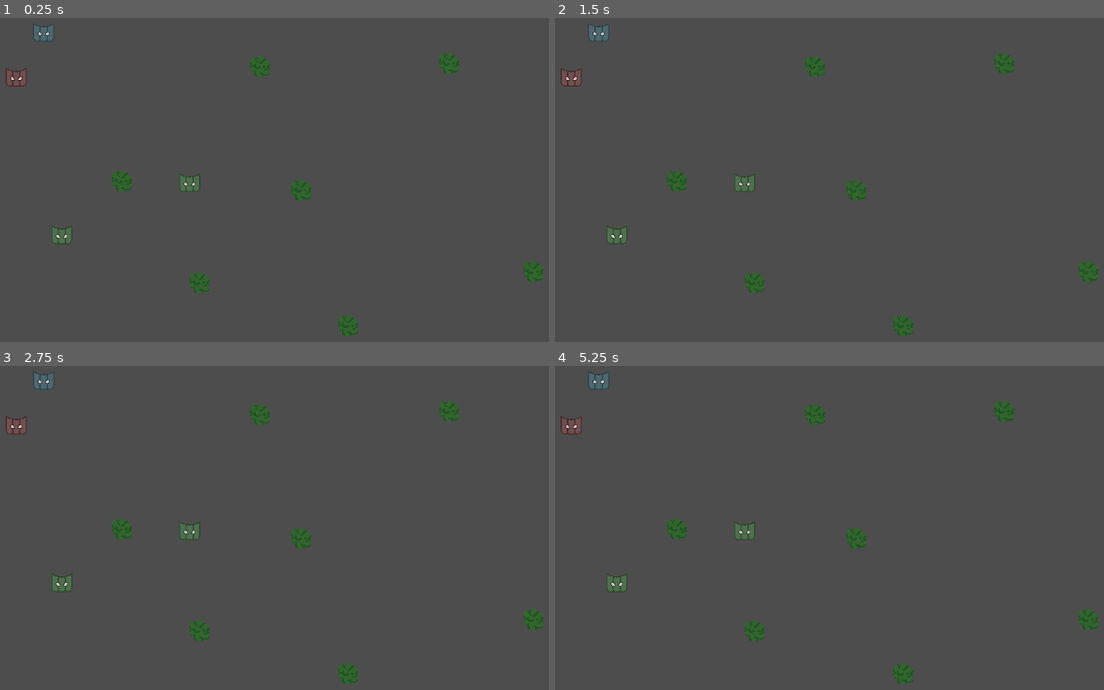
Above: before the commit, frames 1-4 (two rows, left to right).
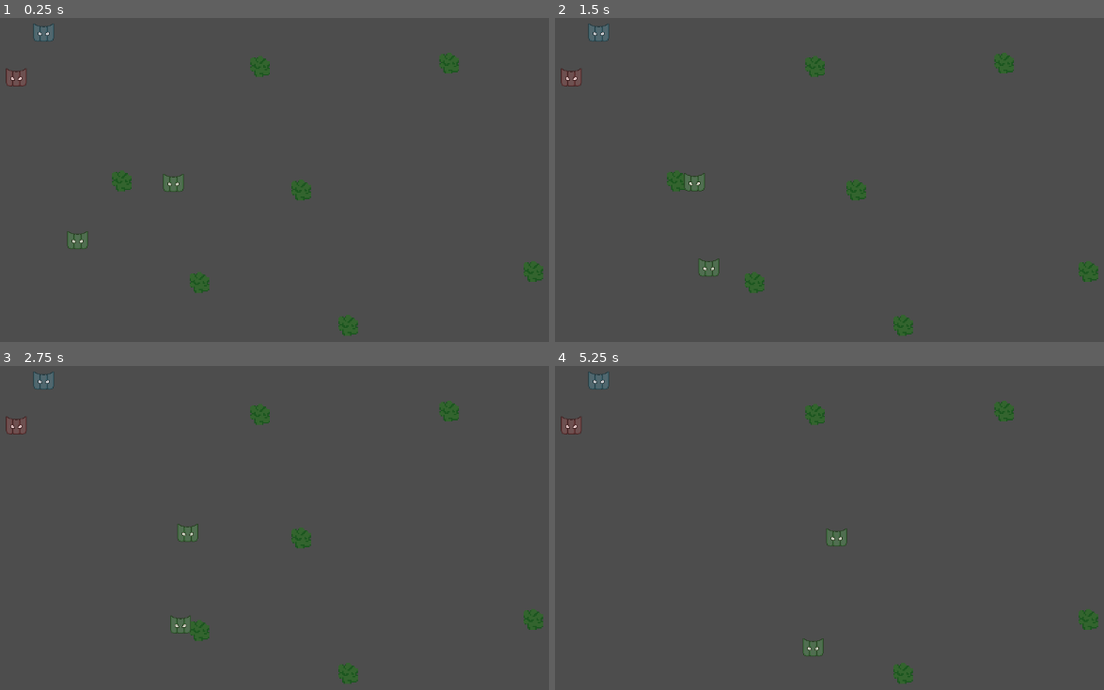
Above: after the commit, the same moments.

Repository: Kayno0o/gwj-86-godot
Game: Godot game, scene res://stages/game/game.tscn
Same seed, same stepped clock (60 frames per second), same inputs: the game is played once before the commit and once after it.
Inputs:
- Up to frame 1 (0.25 s): no input
- Up to frame 2 (1.5 s): no input
- Up to frame 3 (2.75 s): no input
- Up to frame 4 (5.25 s): tap Enter at 3.5 s

The runs differ from the first frame. In frame 1, 0.6% of the frame differs, in the area x 9-37%, y 48-72%; in frame 2, 0.7%; in frame 3, 0.6%; in frame 4, 1.2%, in the area x 9-57%, y 47-90%.

Commit message:
fix: trees

Diff:
--- a/props/resource_props.gd
+++ b/props/resource_props.gd
@@ -1,4 +1,4 @@
-extends Node2D
+extends StaticBody2D
 class_name ResourceProps
 
 @export var loot: Item
--- a/props/resource_props.tscn
+++ b/props/resource_props.tscn
@@ -7,6 +7,7 @@
 
 [node name="Resource" type="StaticBody2D"]
 script = ExtResource("1_xiw2d")
+metadata/_custom_type_script = "uid://dhnuuyiy4vn3l"
 
 [node name="CollisionShape2D" type="CollisionShape2D" parent="."]
 shape = SubResource("CircleShape2D_ohewn")
--- a/props/tree/tree.tscn
+++ b/props/tree/tree.tscn
@@ -3,7 +3,7 @@
 [ext_resource type="Texture2D" uid="uid://cyhgsqoaellnb" path="res://props/tree/tree.png" id="1_13syr"]
 [ext_resource type="PackedScene" uid="uid://yttupk6ktjv" path="res://props/resource_props.tscn" id="1_olndm"]
 
-[node name="Resource" instance=ExtResource("1_olndm")]
+[node name="Resource" groups=["trees"] instance=ExtResource("1_olndm")]
 
 [node name="Sprite2D" parent="." index="1"]
 texture = ExtResource("1_13syr")
